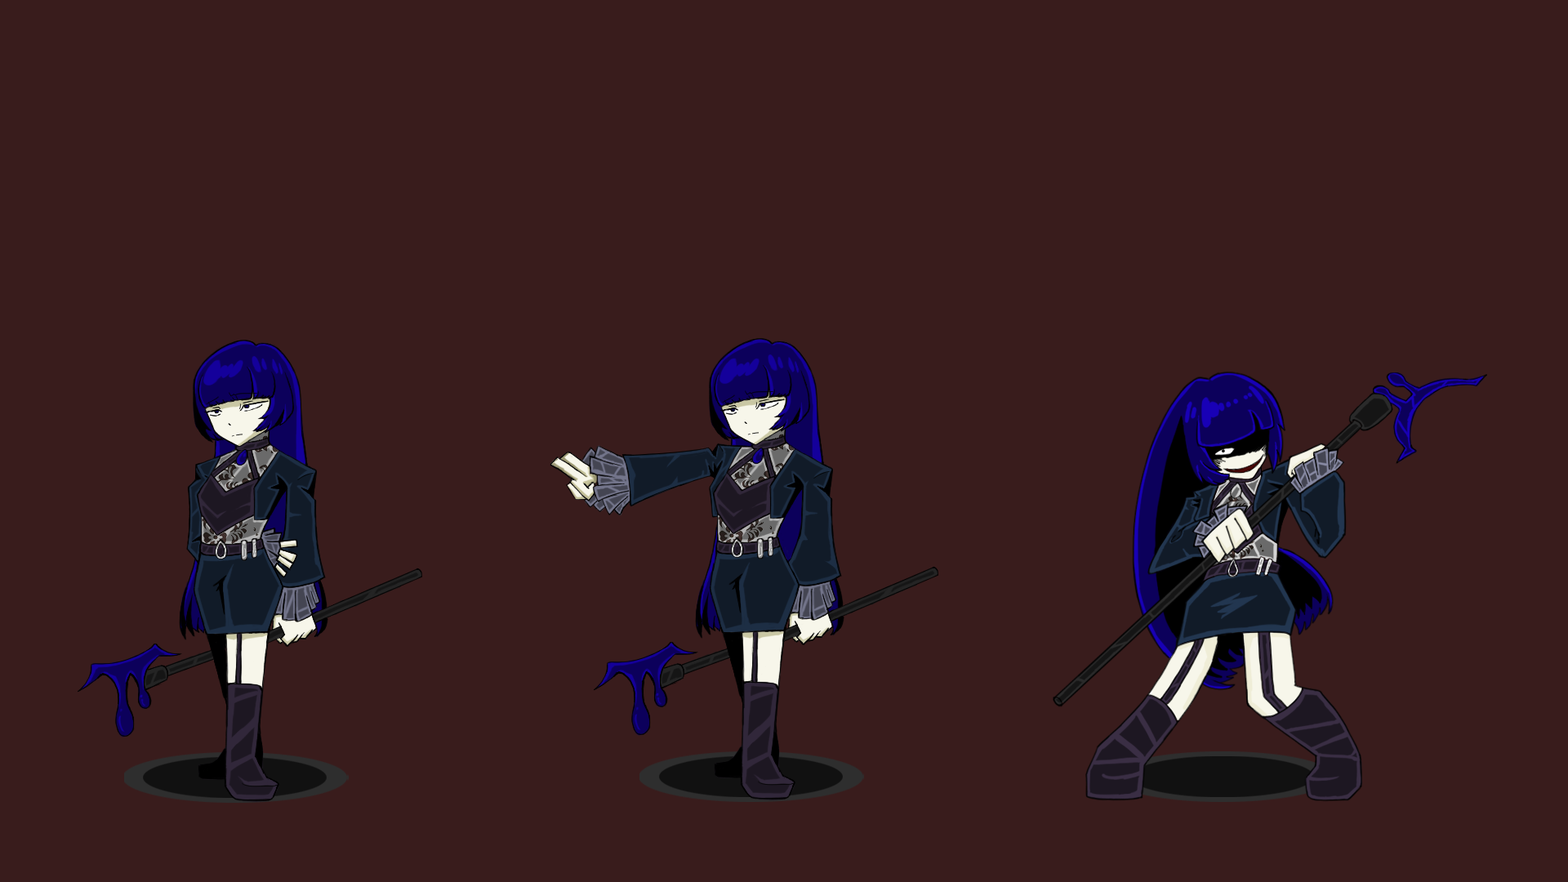
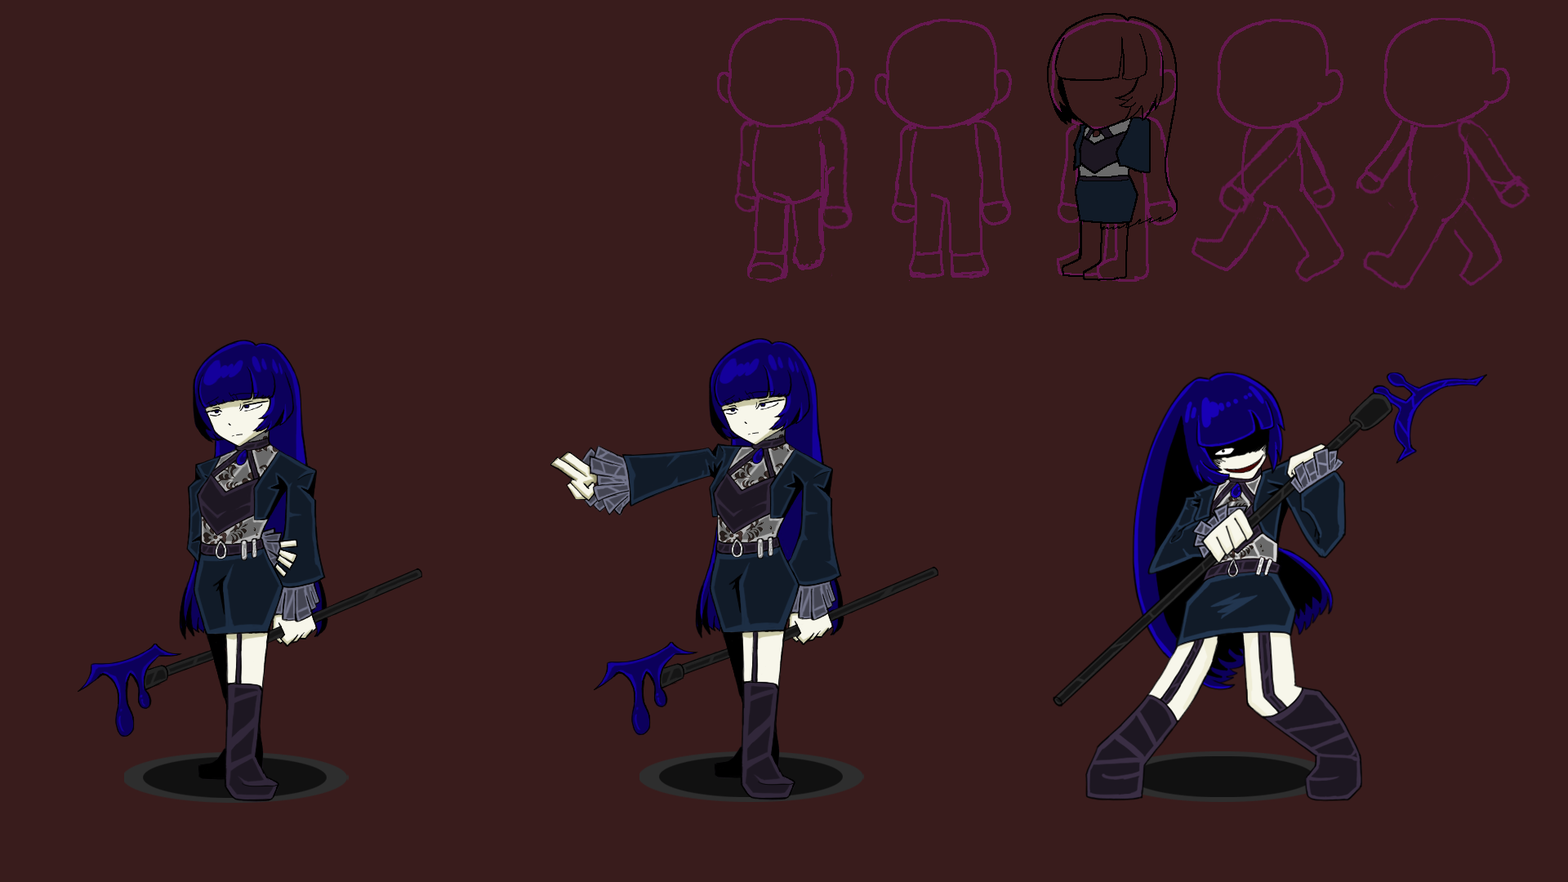
The second 1568 × 882 image is a revision of the first. Changes to its layers:
added group "SD옆" with 10 layers above "걸음러프" over <box>1046,13,1178,281</box>
added group "하체" with 2 layers in group "SD옆" over <box>1061,173,1139,281</box>
added layer "선" (3rd of 5, in "SD옆" › "하체") in group "하체" over <box>1061,173,1139,281</box>
added layer "채색" (1st of 3, in "SD옆" › "하체") in group "하체" over <box>1076,176,1137,223</box>
added group "몸통" with 2 layers in group "SD옆" over <box>1046,13,1178,231</box>
added layer "선" (4th of 5, in "SD옆" › "몸통") in group "몸통" over <box>1046,13,1178,231</box>
added layer "채색" (2nd of 3, in "SD옆" › "몸통") in group "몸통" over <box>1073,118,1150,177</box>
added layer "걸음러프" above "피격" over <box>717,17,1531,290</box>
painted on "빛" over <box>1231,483,1242,498</box>
painted on "채색" (3rd of 3, in "피격") over <box>1230,483,1242,499</box>